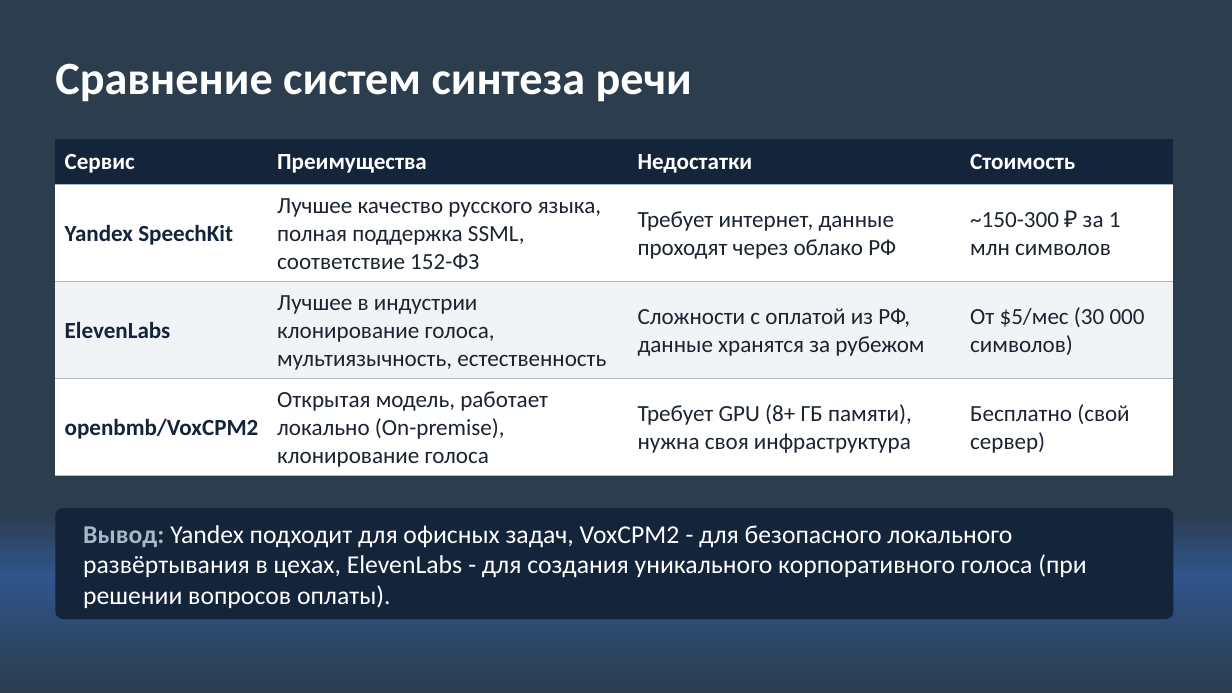
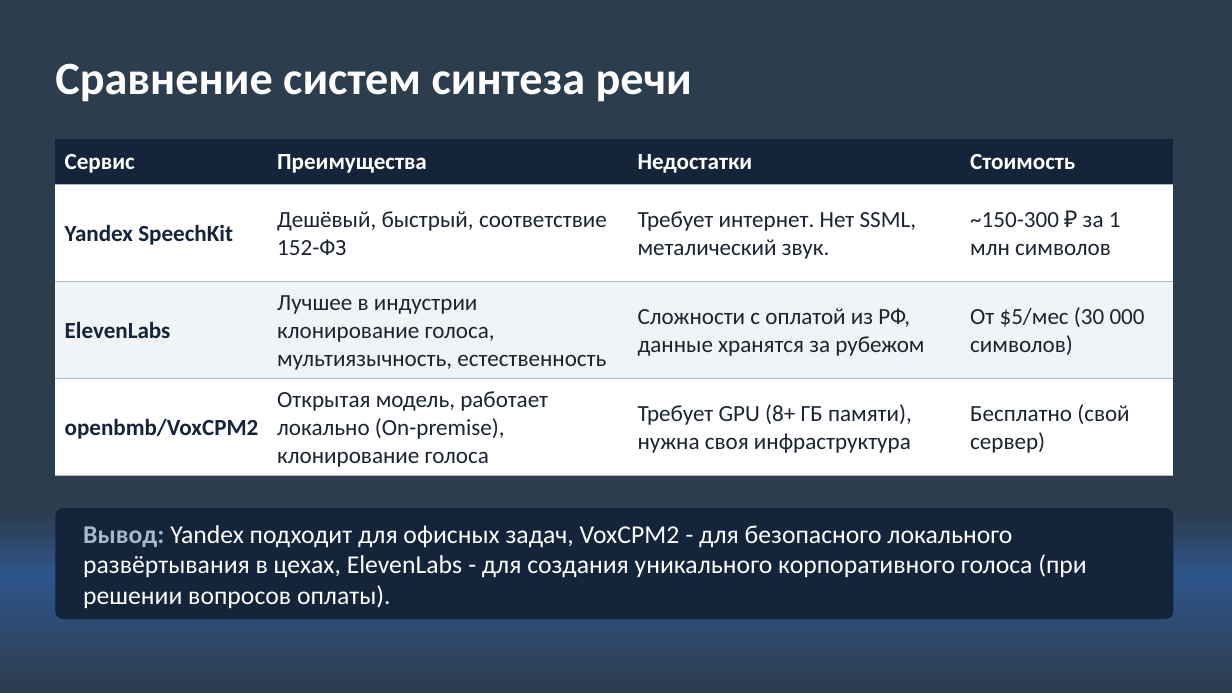
Before and after one commit to voblako/tts, a slide deck: slide 9 of 1_sprint/tts_presentation_новая3.pptx. Drawn at 1232x693 pixels with LibreOffice and Linux fonts; fonts in the diff are those of the drawing. Boxes give left, top, right and bottom in pixels: in the first picture for what was removed or moved away, otherwise in the second. Text is boxed around its words. In the diff, an @@ line names an element or a change of style, - is before the commit and + after.

```diff
--- a/1_sprint/tts_presentation_новая3.pptx
+++ b/1_sprint/tts_presentation_новая3.pptx
@@ table at bbox=[55, 139, 1174, 476] @@
-row 2, column 2: Лучшее качество русского языка, полная поддержка SSML, соответствие 152-ФЗ
+row 2, column 2: Дешёвый, быстрый, соответствие 152-ФЗ
-row 2, column 3: Требует интернет, данные проходят через облако РФ
+row 2, column 3: Требует интернет. Нет SSML, металический звук.
```
Also in this commit, not shown: 3 other slides changed, 1 other file.
